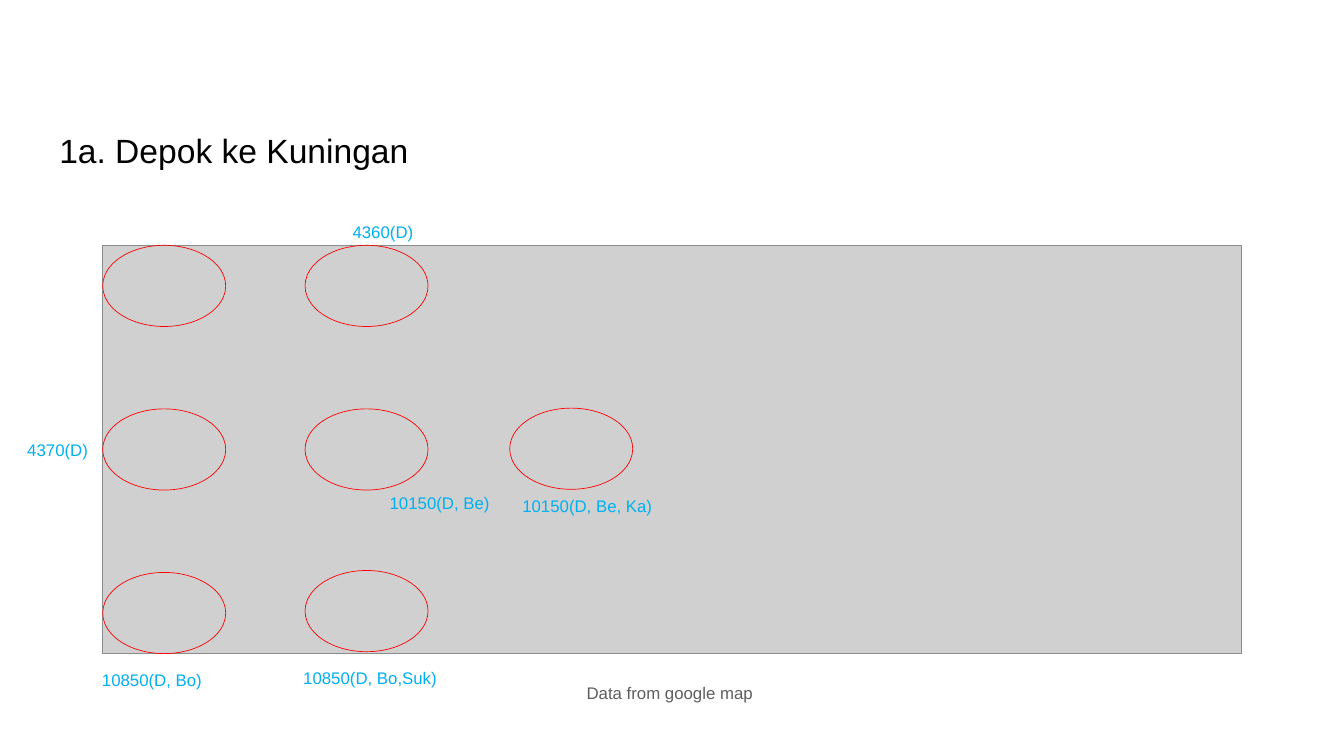
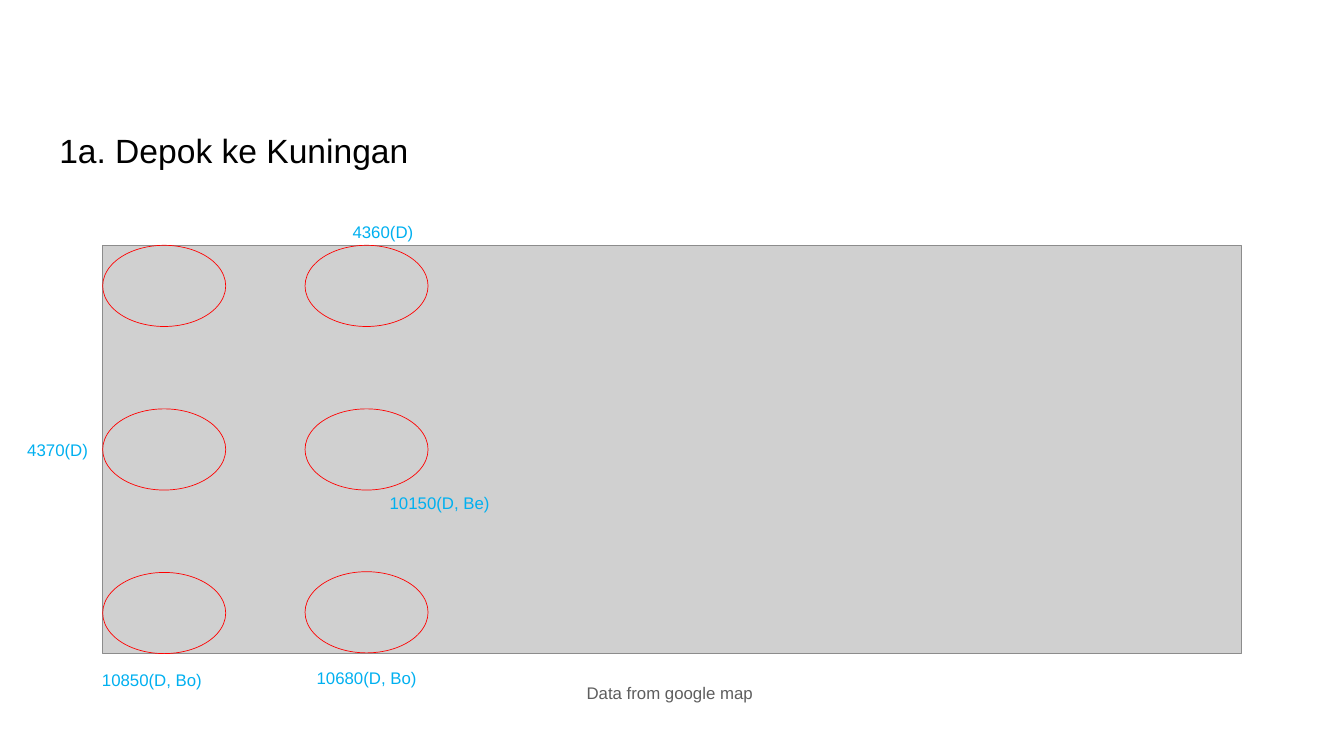
Before and after one commit to DentAlpha/Latihan-6-EL2208-PMC, a slide deck: slide 8 of Latihan 6.pptx (slide 9 before the commit). Drawn at 1344x756 pixels with LibreOffice and Linux fonts; fonts in the diff are those of the drawing; grey boxes stand for pictures. Boxes give left, top, right and bottom in pixels: in the first picture for what was removed or moved away, otherwise in the second. Text is boxed around its words. In the diff, an @@ line names an element or a change of style, - is before the commit and + after.

```diff
--- a/Latihan 6.pptx
+++ b/Latihan 6.pptx
@@ ellipse removed at [509, 408, 632, 489] @@
@@ text removed at [522, 500, 652, 516] @@
-10150(D, Be, Ka)
@@ text at [317, 671, 416, 688]: text changed @@
-10850(D, Bo,Suk)
+10680(D, Bo)
```
Also in this commit, not shown: 26 other slides changed, 3 slides added.
